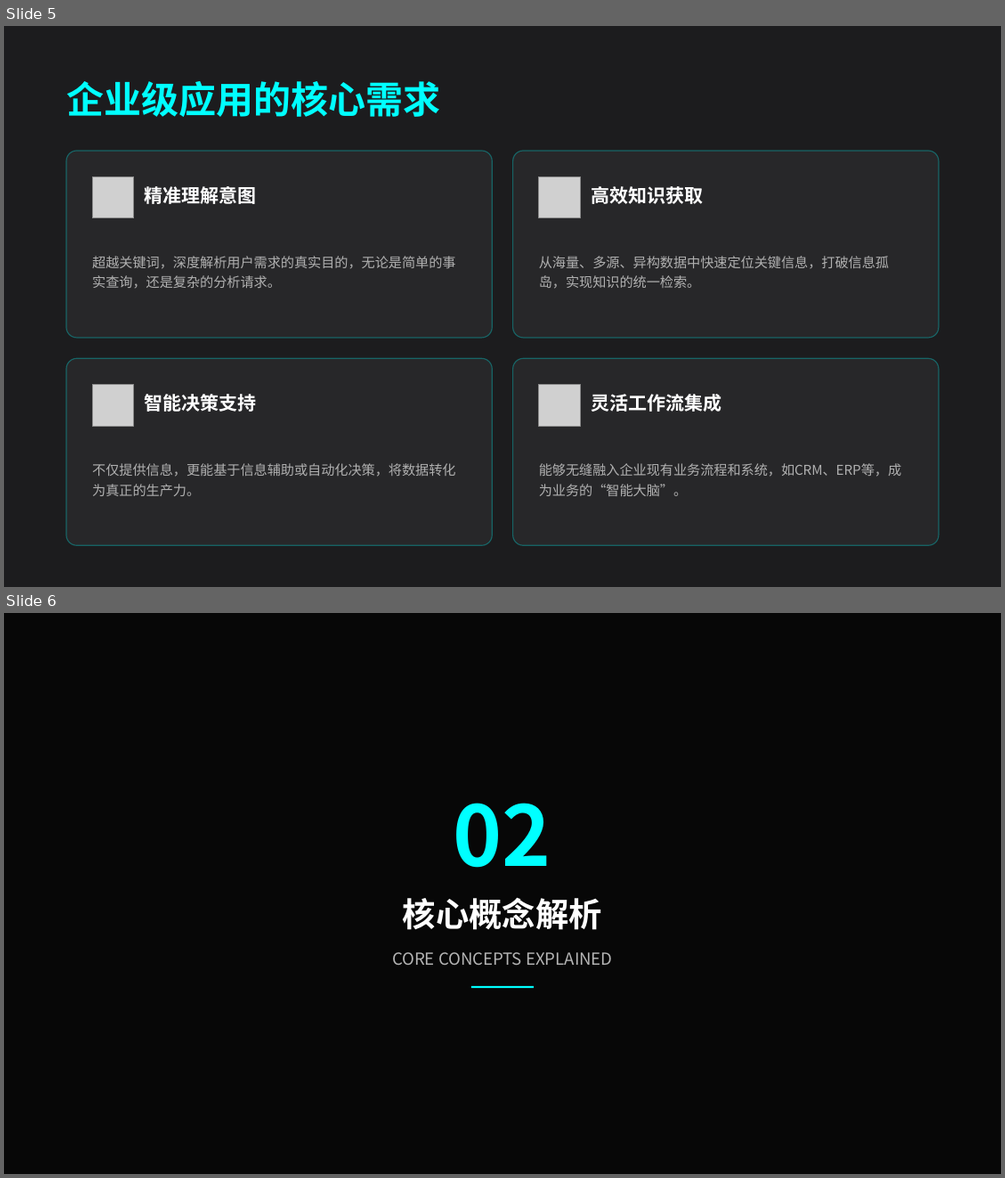
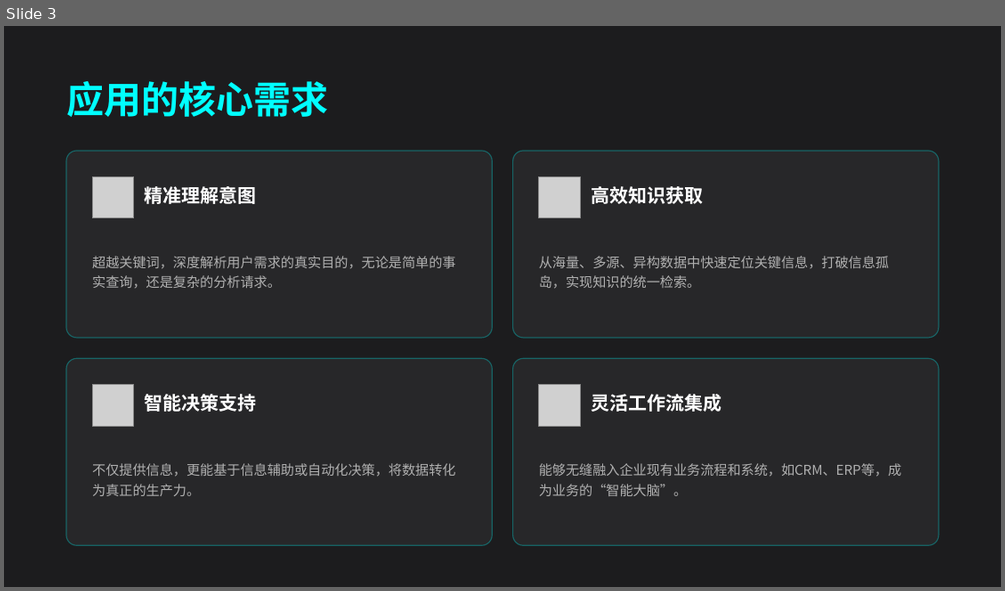
Before and after one commit to GalacticaAgent/Vault, a slide deck: doc/意图驱动检索工作流决策系统介绍.pptx. Shown one above the other, each under a label of ours: slides 5 and 6 before the commit, slide 3 after it. The pictures are 1005x1178 and 1005x591 pixels, drawn with LibreOffice and Linux fonts; fonts in the diff are those of the drawing; grey boxes stand for pictures; background and template pictures are left out. Boxes give left, top, right and bottom in pixels: in the first picture for what was removed or moved away, otherwise in the second. Text is boxed around its words. In the diff, an @@ line names an element or a change of style, - is before the commit and + after.

```diff
--- a/doc/意图驱动检索工作流决策系统介绍.pptx
+++ b/doc/意图驱动检索工作流决策系统介绍.pptx
@@ slide 6 removed at box(4, 613, 1001, 1174), background picture (left out) @@
@@ rounded rectangle removed at box(4, 613, 1001, 1174) @@
@@ text removed at box(453, 803, 551, 868) @@
-02
@@ text removed at box(403, 897, 602, 930) @@
-核心概念解析
@@ text removed at box(392, 952, 613, 965) @@
-CORE CONCEPTS EXPLAINED
@@ line removed from (471, 987) to (534, 987) @@
@@ what was slide 5 is now slide 3 @@
@@ slide 3 changed as well @@
@@ text at box(66, 81, 328, 117): text changed; font Manrope to Lato @@
-企业级应用的核心需求
+应用的核心需求
```
Also in this commit, not shown: 14 other slides changed, 6 other slides removed, 3 other files.
